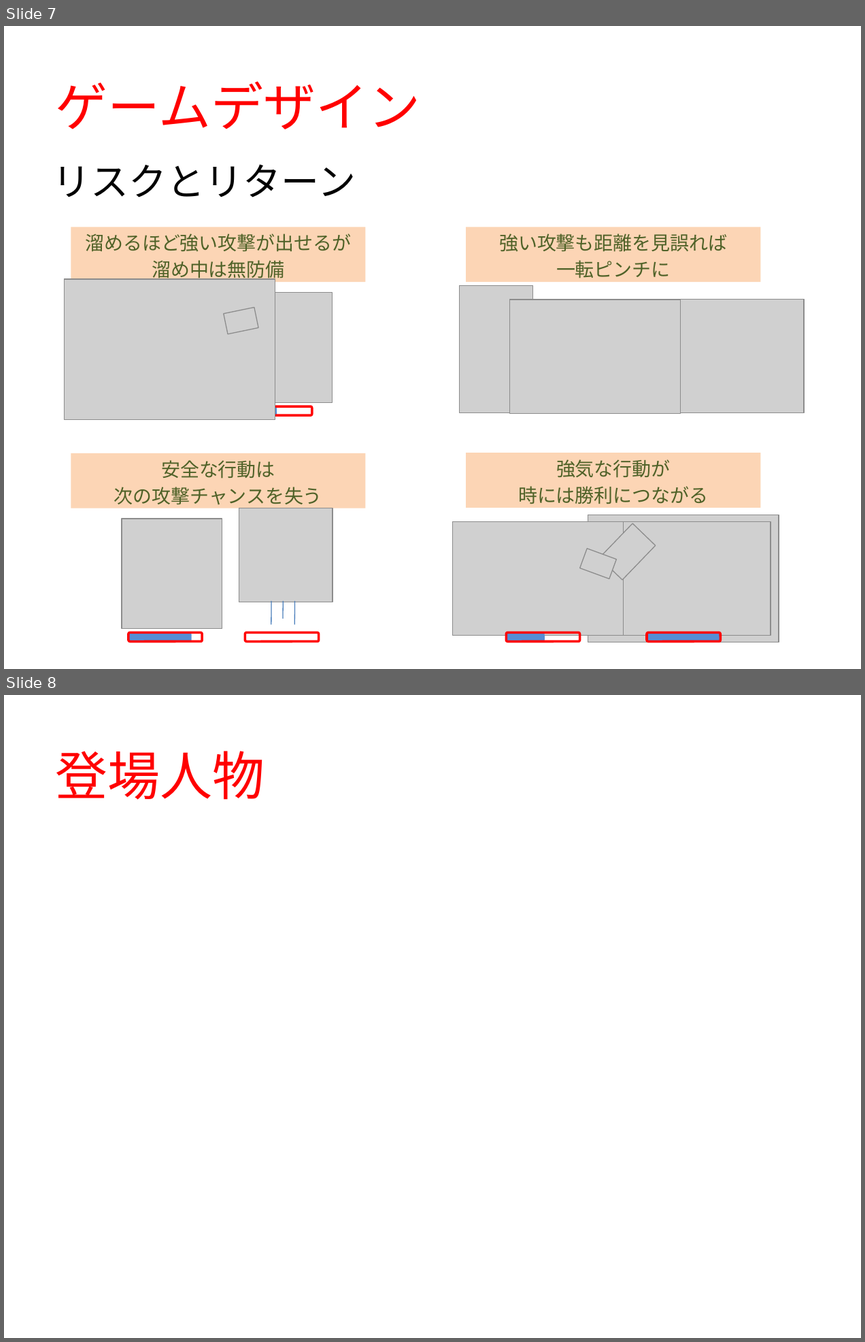
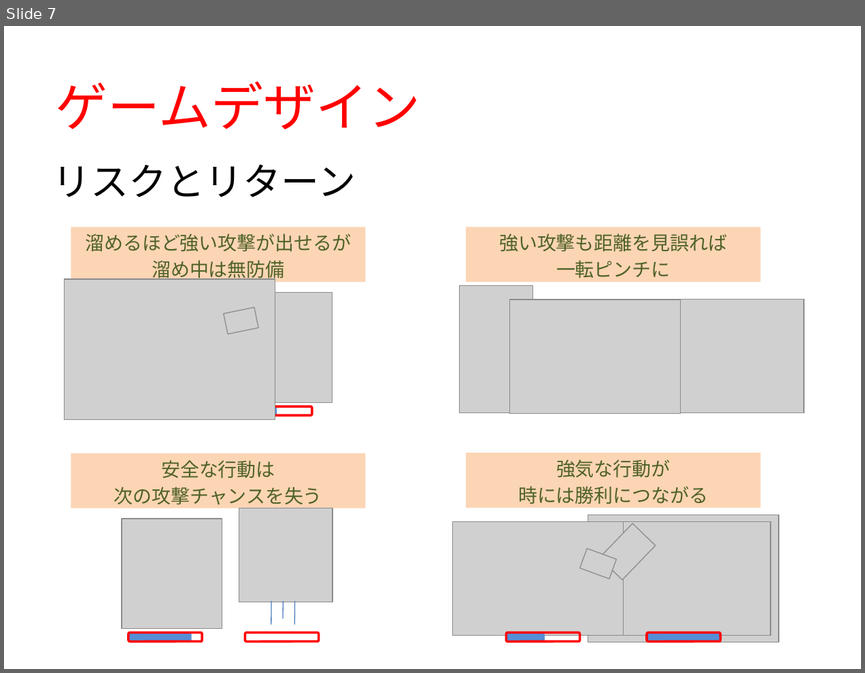
Before and after one commit to POCHOMKIN06/HF21, a slide deck: 企画書5.pptx. Shown one above the other, each under a label of ours: slides 7 and 8 before the commit, slide 7 after it. The pictures are 865x1342 and 865x673 pixels, drawn with LibreOffice and Linux fonts; fonts in the diff are those of the drawing; grey boxes stand for pictures. Boxes give left, top, right and bottom in pixels: in the first picture for what was removed or moved away, otherwise in the second. Text is boxed around its words. In the diff, an @@ line names an element or a change of style, - is before the commit and + after.

```diff
--- a/企画書5.pptx
+++ b/企画書5.pptx
@@ slide 8 removed at (4, 695, 861, 1338), background #FFFFFF @@
@@ text removed at (56, 751, 265, 800) @@
-登場人物
```
Also in this commit, not shown: 2 slides changed, 1 slide added, 26 other files.
